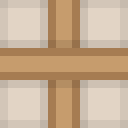
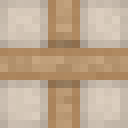
Two versions of the same layered image (128 × 128). Layer-by-layer changes:
painted on "Rectangle 2" over [0, 48, 128, 80]
added layer "Rectangle 3" above "Rectangle 1" over [48, 48, 80, 80]
painted on "Rectangle 1" over [48, 0, 80, 128]
